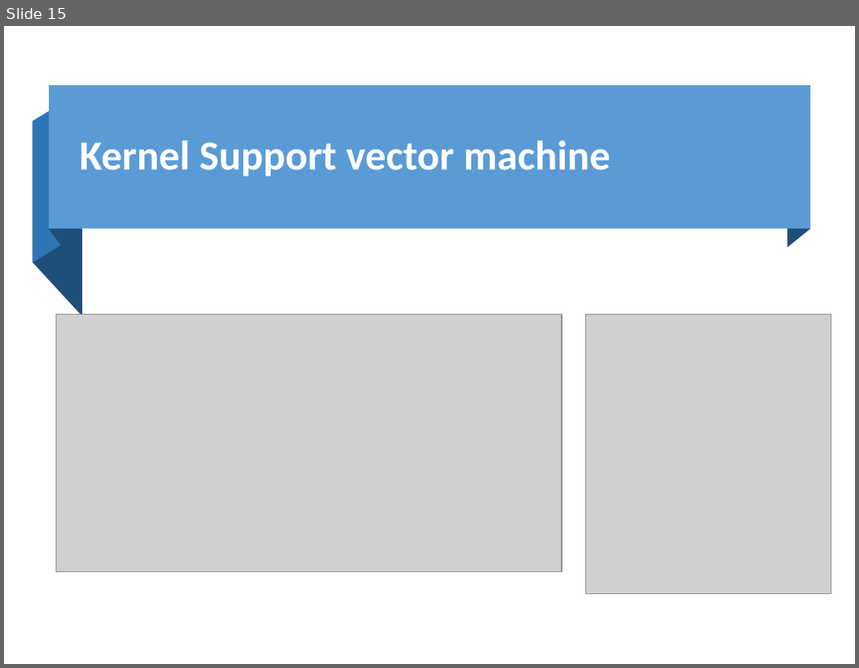
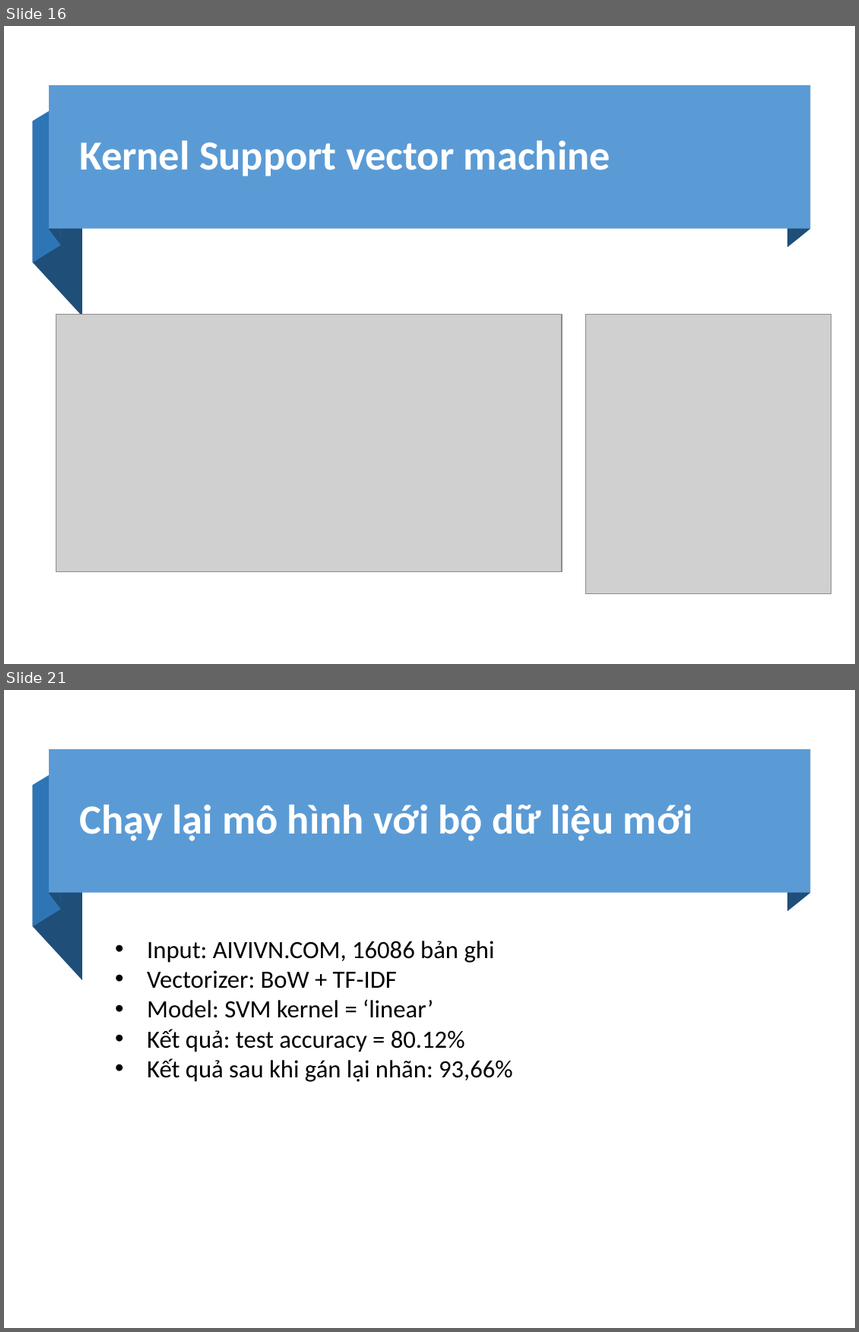
Before and after one commit to ManhLk/icomm_internship, a slide deck: Slide.pptx. Shown one above the other, each under a label of ours: slide 15 before the commit, slides 16 and 21 after it; the slides between them are not shown. The pictures are 859x668 and 859x1332 pixels, drawn with LibreOffice and Linux fonts; fonts in the diff are those of the drawing; grey boxes stand for pictures. Boxes give left, top, right and bottom in pixels: in the first picture for what was removed or moved away, otherwise in the second. Text is boxed around its words. In the diff, an @@ line names an element or a change of style, - is before the commit and + after.

```diff
--- a/Slide.pptx
+++ b/Slide.pptx
@@ slide 21 added at <box>4,690,855,1328</box>, background #FFFFFF @@
@@ freeform shape added at <box>49,749,61,909</box>, fill #1F4E79 @@
@@ rectangle added at <box>49,749,811,894</box>, fill #5B9BD5 @@
@@ freeform shape added at <box>788,749,811,912</box>, fill #1F4E79 @@
@@ freeform shape added at <box>33,768,61,927</box>, fill #2E75B6 @@
@@ freeform shape added at <box>33,785,82,980</box>, fill #1F4E79 @@
@@ title added at <box>79,805,693,841</box>, 35 pt, text #FFFFFF, bold @@
+Chạy lại mô hình với bộ dữ liệu mới
@@ text added at <box>147,941,513,1082</box>, 21 pt, text #000000 @@
+• Input: AIVIVN.COM, 16086 bản ghi
+• Vectorizer: BoW + TF-IDF
+• Model: SVM kernel = ‘linear’
+• Kết quả: test accuracy = 80.12%
+• Kết quả sau khi gán lại nhãn: 93,66%
@@ what was slide 15 is now slide 16 @@
```
Also in this commit, not shown: 4 slides changed, 9 other slides added, 6 slides removed, 1 other file.
